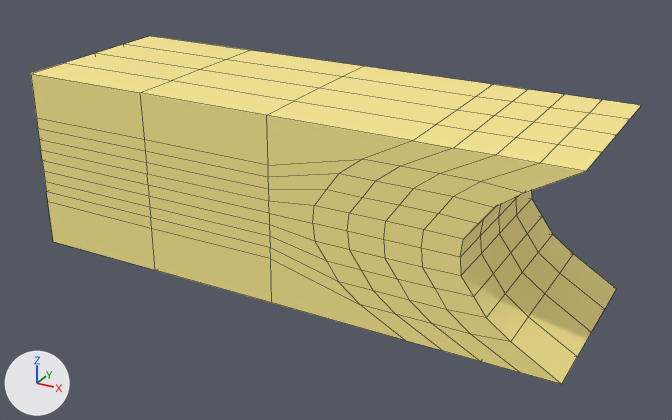
Before and after pictures for a commit that changed the FBX model Assets/Prefabs/FBX/C_FBX.fbx.
Rendered twice from a 50 mm camera at (0.0229, -0.0399, 0.0184) aimed at (0.0012, -0.0003, -0.0014). Every picture has the same lights, and +X, +Y and +Z are marked at lower left. Mesh edges are drawn as thin lines. Where no turn or scale is listed for an object, it has been applied to the vertices.
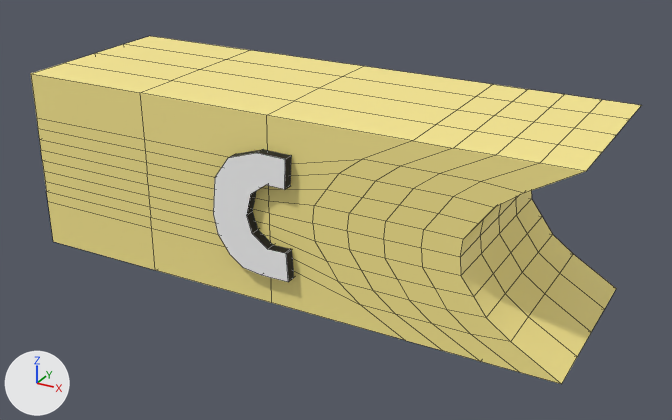
Where the newer file only moved an object's origin or applied its transform, the numbers keep the older frame.

Scene script edits in JSON lines:
```json
{"op": "add", "block": "mat_lambert3", "code": ["mat_lambert3 = principled_material('lambert3')", "mat_lambert3.base_color = (1.0, 1.0, 1.0)  # white #ffffff"]}
{"op": "add", "block": "mat_lambert1", "code": ["mat_lambert1 = principled_material('lambert1')", "mat_lambert1.base_color = (0.5, 0.5, 0.5)  # grey #bcbcbc"]}
{"op": "add", "block": "mat_blinn2", "code": ["mat_blinn2 = principled_material('blinn2')", "mat_blinn2.base_color = (0.0, 0.0, 0.0)  # black #000000", "mat_blinn2.roughness = 0.749"]}
{"block": "me_mesh", "where": "# used by ob_pcube1; location = (0.0, 0.0, 0.0)"}
{"op": "remove", "block": "me_mesh", "code": "me_mesh.from_pydata(...)  # 278 vertices, 276 faces; spans x -0.015..0.015, y -0.005..0.005, z -0.005..0.005"}
{"op": "add", "block": "me_mesh", "code": "me_mesh.from_pydata(...)  # 315 vertices, 297 faces; spans x -0.015..0.015, y -0.0056..0.005, z -0.005..0.005"}
{"block": "me_mesh", "change": "me_mesh part 1: a new loose piece of 37 vertices spanning x -0.003..0.0014, y -0.0056..-0.0044, z -0.0032..0.0033"}
{"op": "add", "block": "me_mesh", "code": "me_mesh.materials.append(mat_blinn2)  # black #000000"}
{"op": "add", "block": "me_mesh", "code": "me_mesh.materials.append(mat_lambert1)  # grey #bcbcbc"}
{"op": "add", "block": "me_mesh", "code": "me_mesh.materials.append(mat_lambert3)  # white #ffffff"}
```

Changed parts and their boxes [x1, y1, x2, y2] in the pictures (672 x 420 px):
```json
{"part": 1, "of": "me_mesh", "change": "added", "after": [213, 149, 294, 282]}
```
